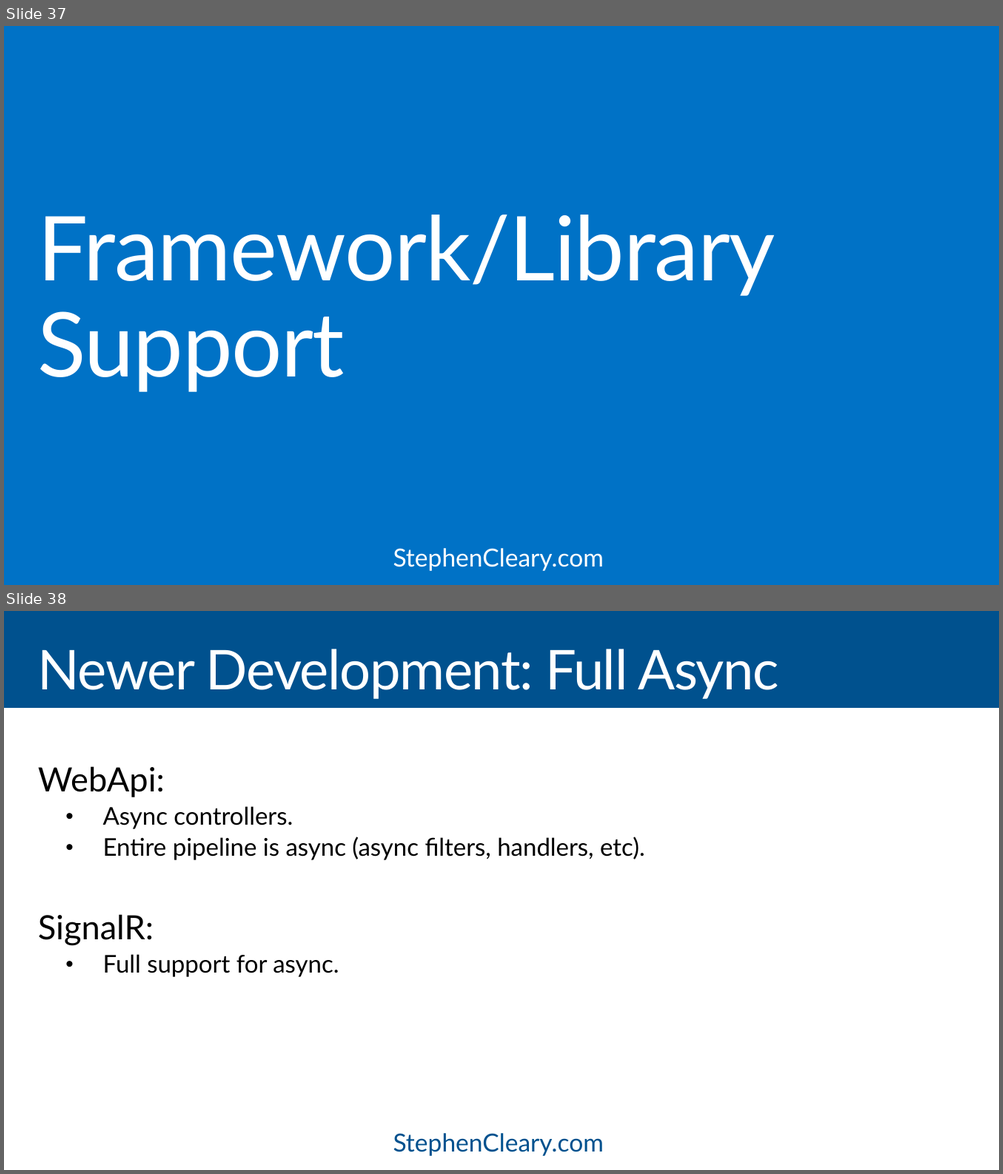
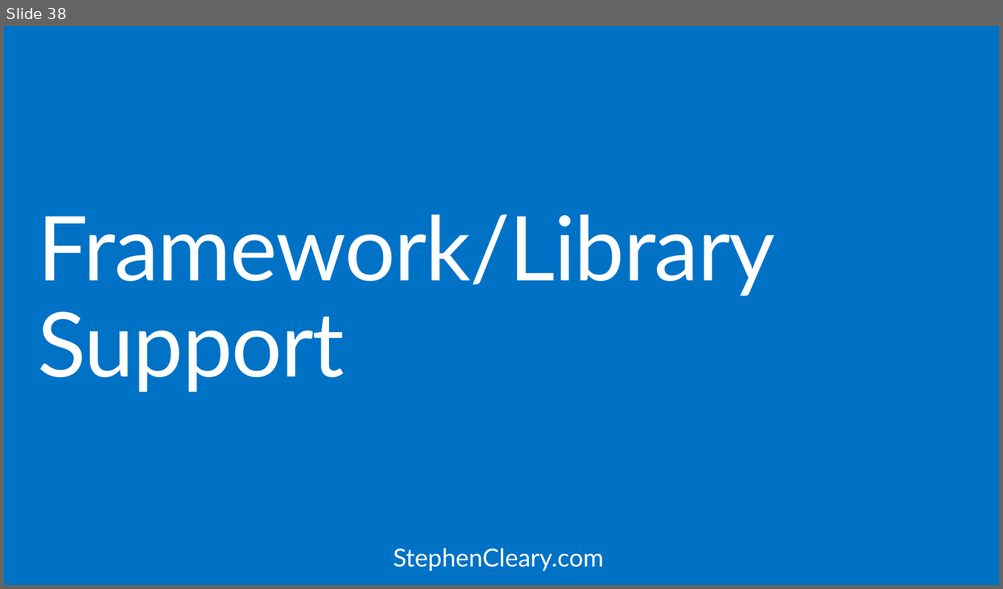
Before and after one commit to StephenCleary/Presentations, a slide deck: Async Servers/Intro to Async ASP.NET - 16.9.pptx. Shown one above the other, each under a label of ours: slides 37 and 38 before the commit, slide 38 after it. The pictures are 1003x1174 and 1003x589 pixels, drawn with LibreOffice and Linux fonts; fonts in the diff are those of the drawing. Boxes give left, top, right and bottom in pixels: in the first picture for what was removed or moved away, otherwise in the second. Text is boxed around its words. In the diff, an @@ line names an element or a change of style, - is before the commit and + after.

```diff
--- a/Async Servers/Intro to Async ASP.NET - 16.9.pptx
+++ b/Async Servers/Intro to Async ASP.NET - 16.9.pptx
@@ slide 38 removed at <box>4,611,999,1170</box>, background #00518E; not listed: 1 template element that a slide beside it also shows @@
@@ title removed at <box>38,649,779,708</box> @@
-Newer Development: Full Async Support
@@ rectangle removed at <box>4,708,999,1170</box> @@
@@ text removed at <box>38,766,645,977</box> @@
-WebApi:
-  • Async controllers.
-  • Entire pipeline is async (async filters, handlers, etc).
-SignalR:
-  • Full support for async.
@@ text removed at <box>378,1119,625,1170</box> @@
-StephenCleary.com
@@ what was slide 37 is now slide 38 @@
```
Also in this commit, not shown: 19 slides changed, 1 slide added, 5 other files.
